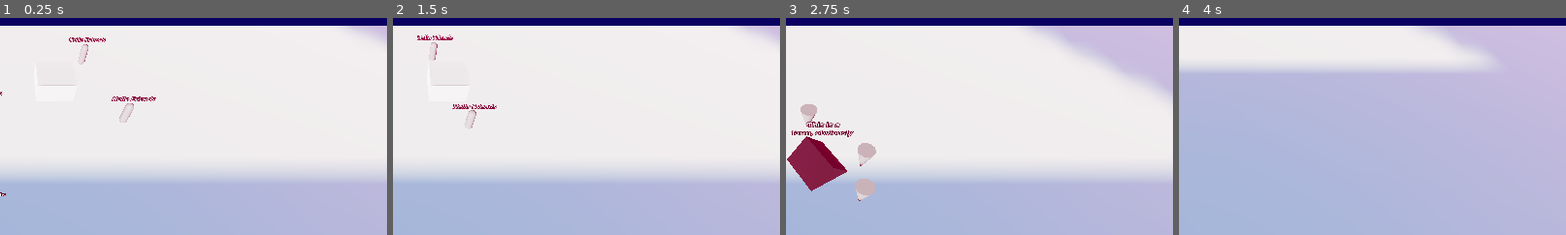
Above: before the commit, frames 1-4 (left to right).
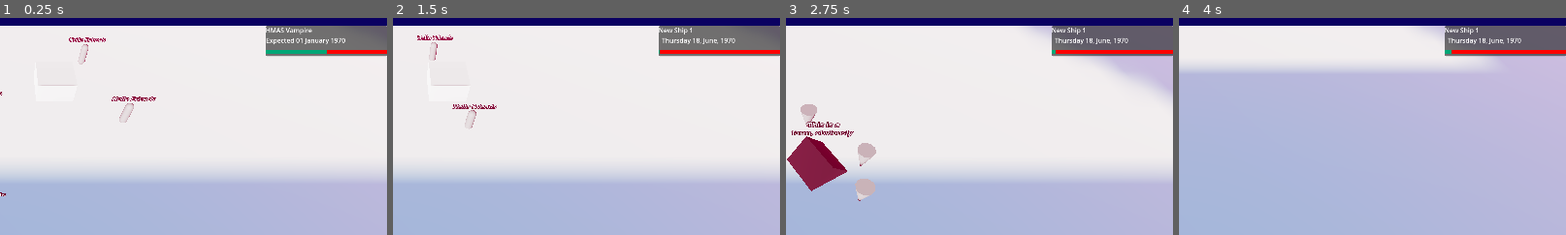
Above: after the commit, the same moments.

Repository: international-lawnmowing-99/convictgovernor
Game: Godot game, scene res://map.tscn
Same seed, same stepped clock (60 frames per second), same inputs: the game is played once before the commit and once after it. The engine's default icon, where the game draws it, is replaced by a stand-in: a white triangle on a blue panel in a dark square.
Inputs (mouse positions are % of the whole screen's width and height, from its top left):
- Up to frame 1 (0.25 s): no input
- Up to frame 2 (1.5 s): click "New building" at 0.5 s; click "New building" at 1.25 s
- Up to frame 3 (2.75 s): move the mouse to (72, 45) at 2.02 s; hold D (MoveRight) from 2.03 s (still down); click (72, 45) at 2.1 s
- Up to frame 4 (4 s): move the mouse to (30, 55) at 2.77 s; release D (MoveRight) at 2.78 s; hold Down (MoveDown) 2.78-3.53 s; click (30, 55) at 2.85 s; move the mouse to (60, 28) at 3.52 s; hold D (MoveRight) from 3.53 s (still down); click (60, 28) at 3.6 s
The pictures show only the part of the screen within x 50-100%, y 11-61%; the shares and areas given below are measured in that part.

The runs differ from the first frame. In frame 1, 4.3% of the frame differs, in the area x 68-100%, y 3-18%; in frame 2, 4.4%; in frame 3, 4.4%; in frame 4, 4.4%.
Error before the commit: Invalid access to property or key 'unixDate' on a base object of type 'Nil'. (res://ShipList.gd:16)

Commit message:
New ships come in and UI updates

Diff:
--- a/Calendar.gd
+++ b/Calendar.gd
@@ -5,3 +5,56 @@
 
 func GameDay():
 	unixDate += 62400
+
+func GetTimeString() -> String:
+	return GetTimeStringFromUnixTime(unixDate)
+
+func GetTimeStringFromUnixTime(time:int) -> String:
+	var timeDict = Time.get_date_dict_from_unix_time(time)
+	var weekdayString:String = ""
+
+	match timeDict["weekday"]:
+		Time.WEEKDAY_SUNDAY:
+			weekdayString = "Sunday"
+		Time.WEEKDAY_MONDAY:
+			weekdayString = "Monday"
+		Time.WEEKDAY_TUESDAY:
+			weekdayString = "Tuesday"
+		Time.WEEKDAY_WEDNESDAY:
+			weekdayString = "Wednesday"
+		Time.WEEKDAY_THURSDAY:
+			weekdayString = "Thursday"
+		Time.WEEKDAY_FRIDAY:
+			weekdayString = "Friday"
+		Time.WEEKDAY_SATURDAY:
+			weekdayString = "Saturday"
+
+	var monthString:String = ""
+
+	match timeDict["month"]:
+		Time.MONTH_JANUARY:
+			monthString = "January"
+		Time.MONTH_FEBRUARY:
+			monthString = "Feburary"
+		Time.MONTH_MARCH:
+			monthString = "March"
+		Time.MONTH_APRIL:
+			monthString = "April"
+		Time.MONTH_MAY:
+			monthString = "May"
+		Time.MONTH_JUNE:
+			monthString = "June"
+		Time.MONTH_JULY:
+			monthString = "July"
+		Time.MONTH_AUGUST:
+			monthString = "August"
+		Time.MONTH_SEPTEMBER:
+			monthString = "September"
+		Time.MONTH_OCTOBER:
+			monthString = "October"
+		Time.MONTH_NOVEMBER:
+			monthString = "November"
+		Time.MONTH_DECEMBER:
+			monthString = "December"
+
+	return weekdayString + " " + str(timeDict["day"]) + ", " + monthString + ', ' + str(timeDict["year"])
--- a/Dock.gd
+++ b/Dock.gd
@@ -1,11 +1,15 @@
 extends Area3D
+class_name Dock
 
 var person = preload("res://person.tscn")
 @onready var timer:Timer = $Timer
 @export var map:Map
 @export var workYard:WorkYard
 @export var ui:UI
+@export var shipList:ShipList
+
 var government:Government = Government.new()
+
 
 var calendar = Calendar.new()
 var ladcount:int = 4
@@ -16,6 +20,7 @@
 func _on_timer_timeout() -> void:
 	calendar.GameDay()
 	ui.UpdateTime(calendar)
+	shipList.GameDay()
 	if government.convicts.size() < 500:
 		var newPerson:Person = person.instantiate()
 		map.add_child(newPerson)
--- a/NewShipPanelUI.gd
+++ b/NewShipPanelUI.gd
@@ -3,6 +3,8 @@
 
 @onready var baseColour:ColorRect = $BaseColour
 @onready var topColour:ColorRect = $TopColour
+@onready var timeLabel:Label = $TimeLabel
+@onready var shipNameLabel:Label = $ShipNameLabel
 var shipList:ShipList
 
 var unixArriveTime:int
@@ -12,12 +14,17 @@
 var shipSettlers:int
 var shipName:String
 
-func NewDay(currentUnixTime:int):
+func GameDay(currentUnixTime:int):
 	if currentUnixTime >= unixArriveTime:
 		print("My ship came in (" + shipName + ")")
 		shipList.incomingSipsList.erase(self)
+		shipList.AddNewShip()
 		queue_free()
 		return
 
-	var percent:float = (unixArriveTime - currentUnixTime)/unixJourneyTime
-	topColour.size.x = 300 * percent
+	var percent:float = (float)(unixArriveTime - currentUnixTime)/unixJourneyTime
+	topColour.size.x = 300 *(1 - percent)
+
+	shipNameLabel.text = shipName
+
+	timeLabel.text = shipList.dock.calendar.GetTimeStringFromUnixTime(unixArriveTime)
--- a/NewShipPanelUI.tscn
+++ b/NewShipPanelUI.tscn
@@ -7,7 +7,7 @@
 offset_bottom = 75.0
 script = ExtResource("1_ps8lo")
 
-[node name="Label" type="Label" parent="."]
+[node name="ShipNameLabel" type="Label" parent="."]
 layout_mode = 0
 offset_left = -1.0
 offset_top = -1.0
--- a/ShipList.gd
+++ b/ShipList.gd
@@ -3,8 +3,18 @@
 var NewShipPanelUI = preload("res://NewShipPanelUI.tscn")
 
 var incomingSipsList:Array
-@export var calendar:Calendar
+@export var dock:Dock
+var calendar:Calendar
 var count:int = 0
+
+func GameDay():
+	for ship:NewShipPanelUI in incomingSipsList:
+		ship.GameDay(dock.calendar.unixDate)
+
+
+func _ready() -> void:
+	calendar = dock.calendar
+	AddNewShip()
 
 func AddNewShip():
 	var newShip:NewShipPanelUI = NewShipPanelUI.instantiate()
@@ -17,8 +27,5 @@
 
 	count += 1
 	newShip.shipName = "New Ship " + str(count)
-
+	incomingSipsList.append(newShip)
 	add_child(newShip)
-
-func _process(delta: float) -> void:
-	AddNewShip()
--- a/UI.gd
+++ b/UI.gd
@@ -26,55 +26,7 @@
 	foodLabel.text = str(government.food)
 
 func UpdateTime(calendar:Calendar):
-	var timeDict = Time.get_date_dict_from_unix_time(calendar.unixDate)
-	var weekdayString:String = ""
-
-	match timeDict["weekday"]:
-		Time.WEEKDAY_SUNDAY:
-			weekdayString = "Sunday"
-		Time.WEEKDAY_MONDAY:
-			weekdayString = "Monday"
-		Time.WEEKDAY_TUESDAY:
-			weekdayString = "Tuesday"
-		Time.WEEKDAY_WEDNESDAY:
-			weekdayString = "Wednesday"
-		Time.WEEKDAY_THURSDAY:
-			weekdayString = "Thursday"
-		Time.WEEKDAY_FRIDAY:
-			weekdayString = "Friday"
-		Time.WEEKDAY_SATURDAY:
-			weekdayString = "Saturday"
-
-	var monthString:String = ""
-
-	match timeDict["month"]:
-		Time.MONTH_JANUARY:
-			monthString = "January"
-		Time.MONTH_FEBRUARY:
-			monthString = "Feburary"
-		Time.MONTH_MARCH:
-			monthString = "March"
-		Time.MONTH_APRIL:
-			monthString = "April"
-		Time.MONTH_MAY:
-			monthString = "May"
-		Time.MONTH_JUNE:
-			monthString = "June"
-		Time.MONTH_JULY:
-			monthString = "July"
-		Time.MONTH_AUGUST:
-			monthString = "August"
-		Time.MONTH_SEPTEMBER:
-			monthString = "September"
-		Time.MONTH_OCTOBER:
-			monthString = "October"
-		Time.MONTH_NOVEMBER:
-			monthString = "November"
-		Time.MONTH_DECEMBER:
-			monthString = "December"
-
-	timeLabel.text = weekdayString + " " + str(timeDict["day"]) + ", " + monthString + ', ' + str(timeDict["year"])
-
+	timeLabel.text = calendar.GetTimeString()
 
 func _process(_delta: float) -> void:
 	#UpdateAll()pass
--- a/map.tscn
+++ b/map.tscn
@@ -11,8 +11,6 @@
 [ext_resource type="Script" path="res://new_game_panel.gd" id="7_05bab"]
 [ext_resource type="Texture2D" uid="uid://dl5ccbdulla5x" path="res://icon.svg" id="7_36odg"]
 [ext_resource type="Script" path="res://ShipList.gd" id="10_gsy83"]
-[ext_resource type="PackedScene" uid="uid://b7ekwprebj85l" path="res://NewShipPanelUI.tscn" id="11_d0pt4"]
-[ext_resource type="Script" path="res://Calendar.gd" id="13_614gd"]
 
 [sub_resource type="PlaneMesh" id="PlaneMesh_60n8d"]
 size = Vector2(100, 100)
@@ -91,12 +89,13 @@
 [node name="CSGMesh3D" type="CSGMesh3D" parent="WorkYard"]
 mesh = SubResource("BoxMesh_vuwik")
 
-[node name="Dock" type="Area3D" parent="." node_paths=PackedStringArray("map", "workYard", "ui")]
+[node name="Dock" type="Area3D" parent="." node_paths=PackedStringArray("map", "workYard", "ui", "shipList")]
 transform = Transform3D(1, 0, 0, 0, 1, 0, 0, 0, 1, 0.264246, 0, -14.7636)
 script = ExtResource("4_2k44j")
 map = NodePath("..")
 workYard = NodePath("../WorkYard")
 ui = NodePath("../CanvasLayer/UI")
+shipList = NodePath("../CanvasLayer/IncomingShipsUI")
 
 [node name="CollisionShape3D" type="CollisionShape3D" parent="Dock"]
 shape = SubResource("ConvexPolygonShape3D_dht57")
@@ -329,7 +328,7 @@
 stretch_mode = 5
 flip_v = true
 
-[node name="IncomingShipsUI" type="Control" parent="CanvasLayer"]
+[node name="IncomingShipsUI" type="Control" parent="CanvasLayer" node_paths=PackedStringArray("dock")]
 layout_mode = 3
 anchors_preset = 0
 offset_left = 1920.0
@@ -337,9 +336,7 @@
 offset_right = 1920.0
 offset_bottom = 140.0
 script = ExtResource("10_gsy83")
-
-[node name="NewShipPanelUI" parent="CanvasLayer/IncomingShipsUI" instance=ExtResource("11_d0pt4")]
-layout_mode = 0
+dock = NodePath("../../Dock")
 
 [node name="NewGamePanel" type="Panel" parent="."]
 visible = false
@@ -379,9 +376,6 @@
 [node name="CSGMesh3D" type="CSGMesh3D" parent="GovernmentHouse"]
 mesh = SubResource("BoxMesh_e6ngj")
 material = SubResource("StandardMaterial3D_22mfc")
-
-[node name="Calendar" type="Node3D" parent="."]
-script = ExtResource("13_614gd")
 
 [connection signal="body_entered" from="Trees" to="Trees" method="_on_body_entered"]
 [connection signal="body_entered" from="WorkYard" to="WorkYard" method="_on_body_entered"]
Not shown: 1 places in map.tscn that only renumber resources
